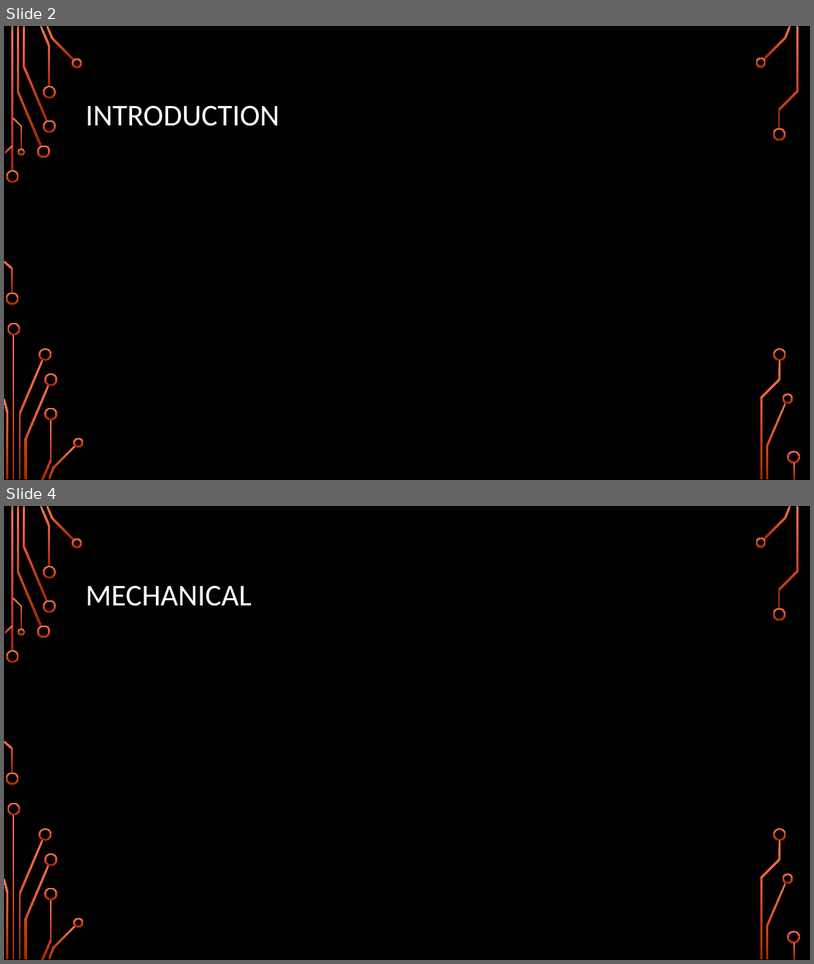
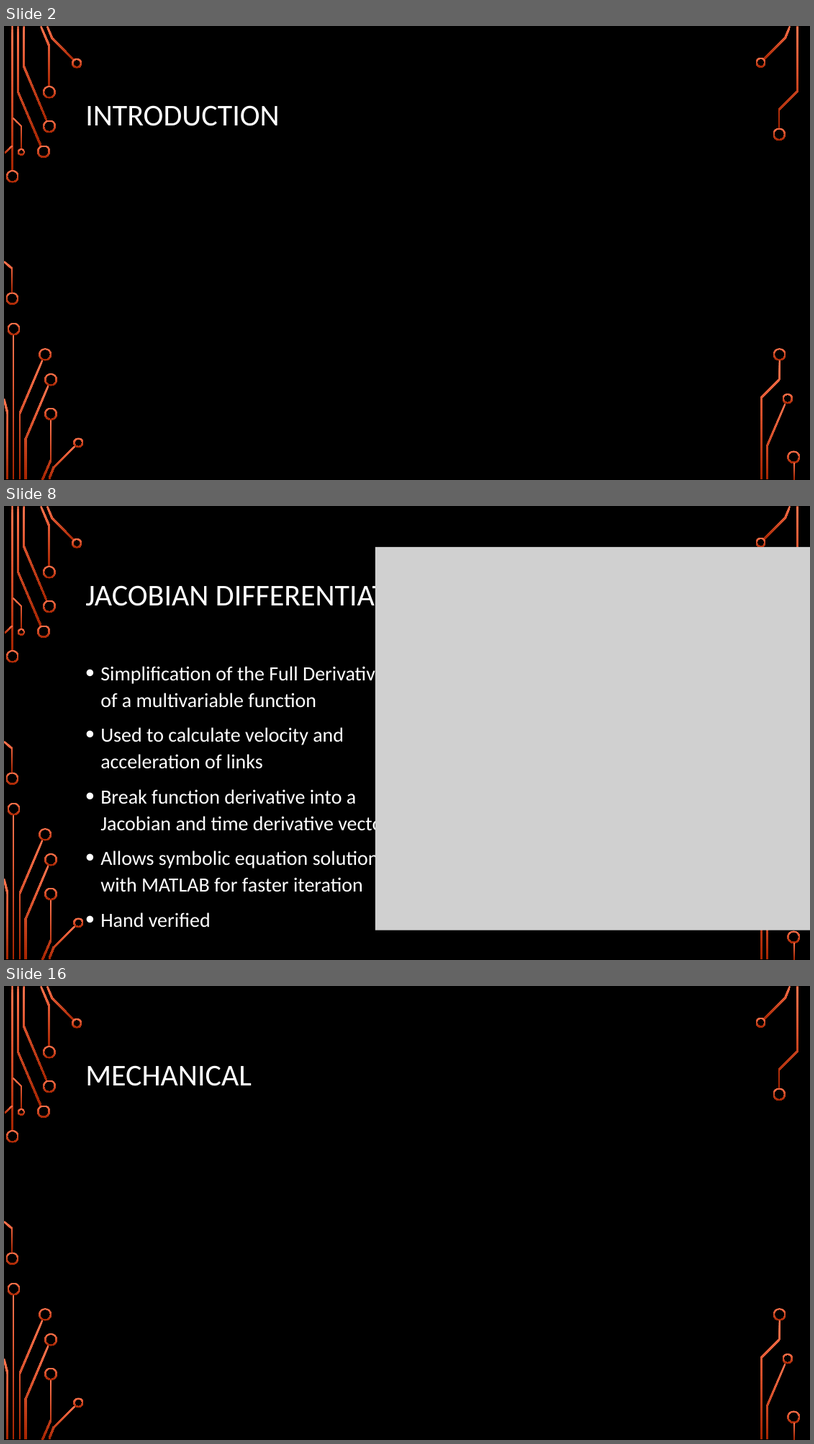
Before and after one commit to Logiant/AgileRoboticControls, a slide deck: Documentation/Presentation/Design Presentation/Design Presentation.pptx. Shown one above the other, each under a label of ours: slides 2 and 4 before the commit, slides 2, 8 and 16 after it; the slides between them are not shown. The pictures are 814x964 and 814x1444 pixels, drawn with LibreOffice and Linux fonts; fonts in the diff are those of the drawing; grey boxes stand for pictures; background and template pictures are left out. Boxes give left, top, right and bottom in pixels: in the first picture for what was removed or moved away, otherwise in the second. Text is boxed around its words. In the diff, an @@ line names an element or a change of style, - is before the commit and + after.

```diff
--- a/Documentation/Presentation/Design Presentation/Design Presentation.pptx
+++ b/Documentation/Presentation/Design Presentation/Design Presentation.pptx
@@ slide 8 added at (4,506,810,960), background picture (left out); not listed: 33 template elements that a slide beside it also shows @@
@@ picture added at (376,547,810,930) @@
@@ title added at (85,580,435,613), 36 pt, text #FFFFFF @@
+JACOBIAN DIFFERENTIATION
@@ text added at (100,664,390,927), 24 pt, text #FFFFFF @@
+• Simplification of the Full Derivative of a multivariable function
+• Used to calculate velocity and acceleration of links
+• Break function derivative into a Jacobian and time derivative vector
+• Allows symbolic equation solution with MATLAB for faster iteration
+• Hand verified
@@ what was slide 4 is now slide 16 @@
```
Also in this commit, not shown: 1 slide changed, 20 other slides added, 1 slide removed.
